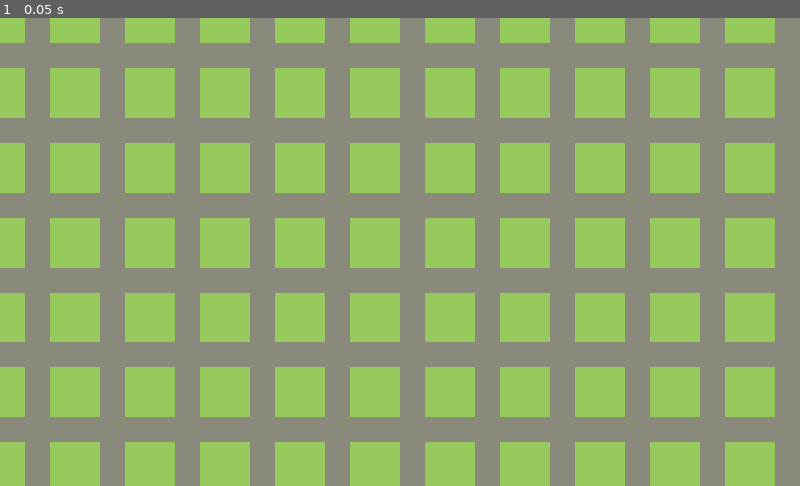
Above: before the commit, frame 1.
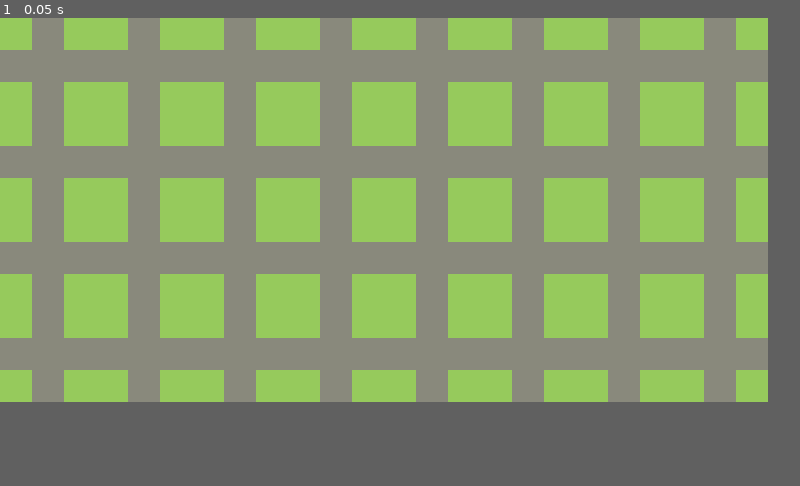
Above: after the commit, the same moment.

Repository: super-repair-bros/super-repair-bros
Game: Godot game, scene res://Scenes/level/level.tscn
Two runs of this game, one before a commit and one after it. Both use one fixed random seed, a clock stepped at 60 frames per second and the inputs below.
Inputs:
- Up to frame 1 (0.05 s): no input
In our replay, the window is 800x468 before the commit and 768x384 after it. These sizes can differ from the game's own. Grey fills any space a smaller window leaves; there, only what the larger window draws over its background counts as a difference.

The runs differ from the first frame. In frame 1, 45% of the frame differs, in the area x 0-97%, y 0-100%.

Commit message:
use screen size and test width instead of shrink

Diff:
--- a/project.godot
+++ b/project.godot
@@ -21,9 +21,12 @@
 
 [display]
 
+window/size/width=192
+window/size/height=96
+window/size/test_width=1152
+window/size/test_height=576
 window/stretch/mode="2d"
 window/stretch/aspect="keep"
-window/stretch/shrink=4.0
 
 [input]
 
